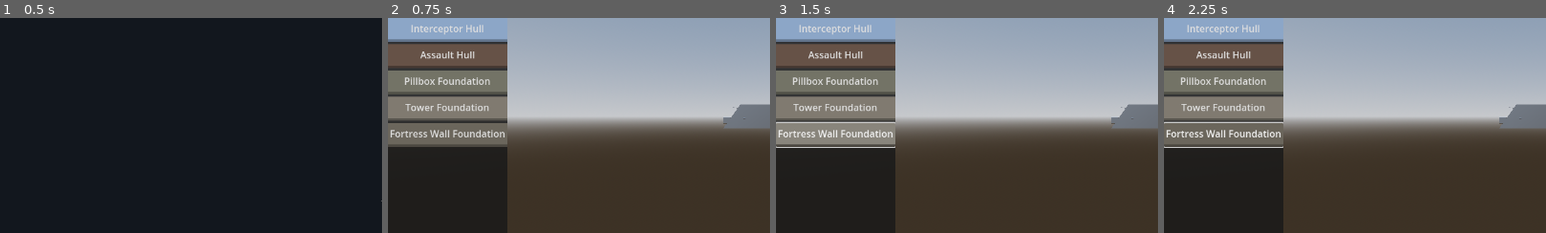
Above: before the commit, frames 1-4 (left to right).
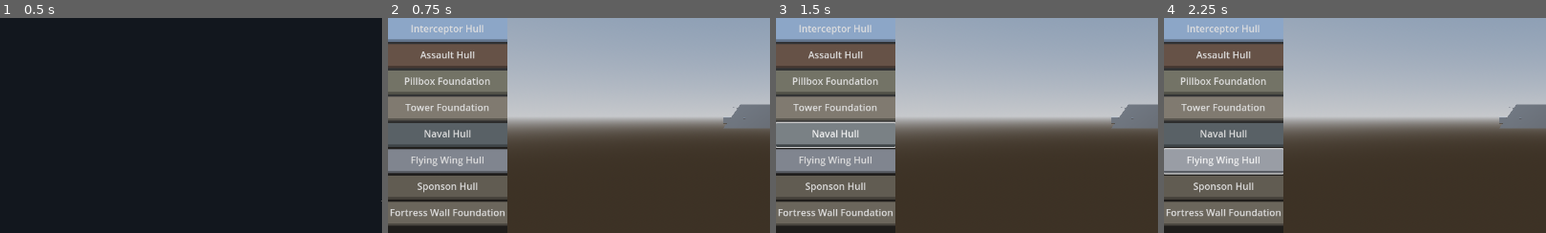
Above: after the commit, the same moments.

Repository: bobcatchris15-eng/Build-A-Bomber
Game: Godot game, scene res://scenes/MainMenu.tscn
The game is run twice, just before and just after one commit, with the same random seed, the same clock (stepped at 60 frames per second) and the same inputs.
Inputs (mouse positions are % of the whole screen's width and height, from its top left):
- Up to frame 1 (0.5 s): no input
- Up to frame 2 (0.75 s): click "🔧 Design Lab" at 0.5 s
- Up to frame 3 (1.5 s): click (8, 54) at 1.25 s, where only the run after the commit has a clickable "Naval Hull"
- Up to frame 4 (2.25 s): click (8, 60) at 2 s, where only the run after the commit has a clickable "Flying Wing Hull"
The pictures show only the part of the screen within x 0-50%, y 27-77%; the shares and areas given below are measured in that part.

Frame 1 is identical in both runs. In frame 2, 11% of the frame differs, in the area x 0-32%, y 52-97%; in frame 3, 11%; in frame 4, 12%, in the area x 0-32%, y 48-97%.

Commit message:
Expand hull library: naval, blended-wing-body, and sponson-stub hulls
Three genuinely new hull silhouettes, not just deform handles on the
existing 7 - naval_hull (boat hull with bow/keel/bridge for
naval_propeller), flying_wing_hull (swept delta blended-wing-body),
sponson_hull (box sponson blisters baked into the base mesh).

Built and verified one at a time per instruction. sponson_hull's first
version was too subtle (pure convex-hull tapering read as a smooth
octagon, not a distinct stub) - caught by the mandatory screenshot check
before starting the next hull, fixed by fusing separate box volumes onto
a narrower core hull instead.

Stats hand-targeted to each hull's weight class, then confirmed via
balance_report.gd: all three land inside the existing mobile-hull
value/cost range (0.72-0.80), no outliers.

Co-Authored-By: Claude Sonnet 5 <noreply@anthropic.com>

Diff:
--- a/prototype/scripts/module_catalog.gd
+++ b/prototype/scripts/module_catalog.gd
@@ -566,6 +566,56 @@
 			"base_vision": 28.0,
 			"size": Vector3(3.0, 4.0, 3.0),
 			"color": Color(0.5, 0.48, 0.44)
+		},
+		"naval_hull": {
+			"name": "Naval Hull",
+			"category": "hull",
+			# Purpose-built ship hull for naval_propeller - a wedge hull
+			# floating at the waterline worked mechanically but had nothing
+			# boat-shaped to actually show for it.
+			"hp": 550.0,
+			"weight": 380.0,
+			"metal": 145,
+			"crystal": 25,
+			"dps": 0.0,
+			"base_energy": 70.0,
+			"base_vision": 17.0,
+			"size": Vector3(3.5, 1.6, 9.0),
+			"color": Color(0.35, 0.38, 0.4)
+		},
+		"flying_wing_hull": {
+			"name": "Flying Wing Hull",
+			"category": "hull",
+			# Blended-wing-body airframe for fixed_wing_engine - lightweight
+			# and fast like interceptor_hull, but a genuinely different
+			# silhouette rather than the same wedge-hull shape used on the
+			# ground.
+			"hp": 230.0,
+			"weight": 140.0,
+			"metal": 55,
+			"crystal": 15,
+			"dps": 0.0,
+			"base_energy": 30.0,
+			"base_vision": 24.0,
+			"size": Vector3(5.0, 0.7, 3.6),
+			"color": Color(0.5, 0.52, 0.56)
+		},
+		"sponson_hull": {
+			"name": "Sponson Hull",
+			"category": "hull",
+			# Heavy ground hull with sponson stubs baked into the base
+			# silhouette (wider mid-body, narrower fore/aft) rather than
+			# sponsons being purely a mount-hardware visual added at
+			# placement time - a genuinely different base shape to build on.
+			"hp": 800.0,
+			"weight": 650.0,
+			"metal": 210,
+			"crystal": 40,
+			"dps": 0.0,
+			"base_energy": 105.0,
+			"base_vision": 17.0,
+			"size": Vector3(6.5, 1.6, 7.5),
+			"color": Color(0.38, 0.36, 0.32)
 		},
 		"fortress_wall_foundation": {
 			"name": "Fortress Wall Foundation",
Binary file added: prototype/assets/models/hulls/flying_wing_hull.glb
Not shown, added: prototype/assets/models/hulls/flying_wing_hull.glb.import
Binary file added: prototype/assets/models/hulls/naval_hull.glb
Not shown, added: prototype/assets/models/hulls/naval_hull.glb.import
Binary file added: prototype/assets/models/hulls/sponson_hull.glb
Not shown, added: prototype/assets/models/hulls/sponson_hull.glb.import
Not shown, changed: DECISIONS_NEEDED.md
Not shown, changed: PROGRESS.md
Not shown, added: progress_captures/2026-07-12/new_hulls/flying_wing_iso.png
Not shown, added: progress_captures/2026-07-12/new_hulls/flying_wing_topdown.png
Not shown, added: progress_captures/2026-07-12/new_hulls/naval_hull_iso.png
Not shown, added: progress_captures/2026-07-12/new_hulls/naval_hull_topdown.png
(and 3 more such lines)
